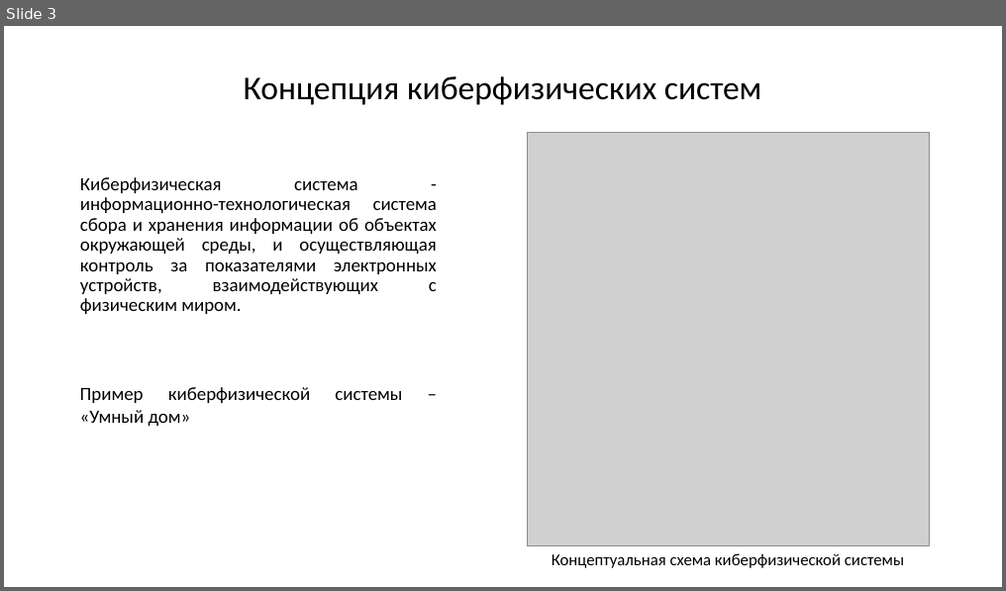
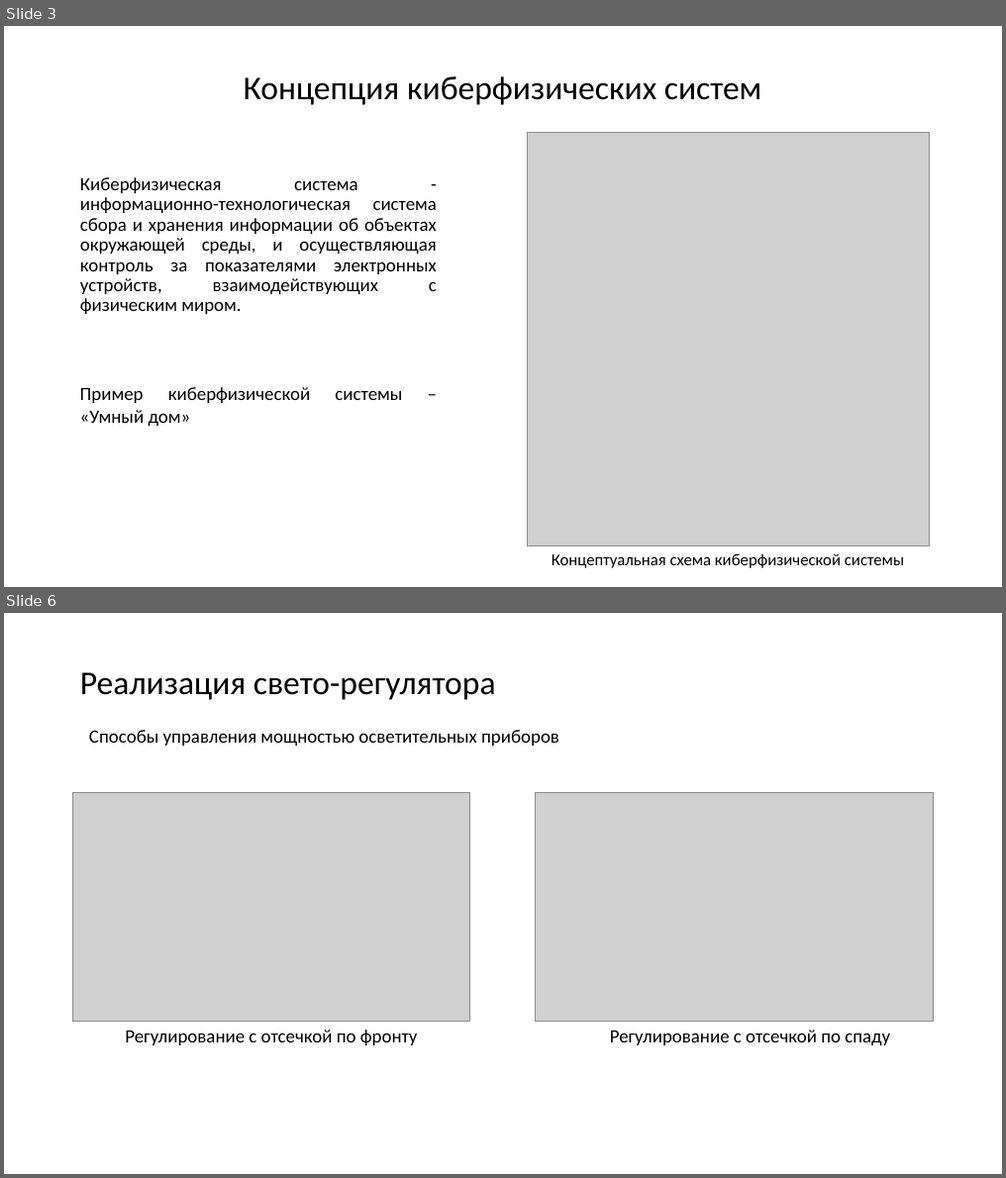
Before and after one commit to kaf3/dimmer, a slide deck: Презентация1.pptx. Shown one above the other, each under a label of ours: slide 3 before the commit, slides 3 and 6 after it; the slides between them are not shown. The pictures are 1006x591 and 1006x1178 pixels, drawn with LibreOffice and Linux fonts; fonts in the diff are those of the drawing; grey boxes stand for pictures. Boxes give left, top, right and bottom in pixels: in the first picture for what was removed or moved away, otherwise in the second. Text is boxed around its words. In the diff, an @@ line names an element or a change of style, - is before the commit and + after.

```diff
--- a/Презентация1.pptx
+++ b/Презентация1.pptx
@@ slide 6 added at (4,613,1002,1174), background #FFFFFF @@
@@ title added at (80,672,496,700), 32 pt, text #000000 @@
+Реализация свето-регулятора
@@ text added at (89,730,559,746), 18 pt, text #000000 @@
+Способы управления мощностью осветительных приборов
@@ picture added at (73,792,470,1021) @@
@@ picture added at (536,792,934,1021) @@
@@ text added at (125,1030,418,1046), 18 pt, text #000000 @@
+Регулирование с отсечкой по фронту
@@ text added at (610,1030,890,1046), 18 pt, text #000000 @@
+Регулирование с отсечкой по спаду
```
Also in this commit, not shown: 3 slides changed, 1 other slide added, 1 other file.
